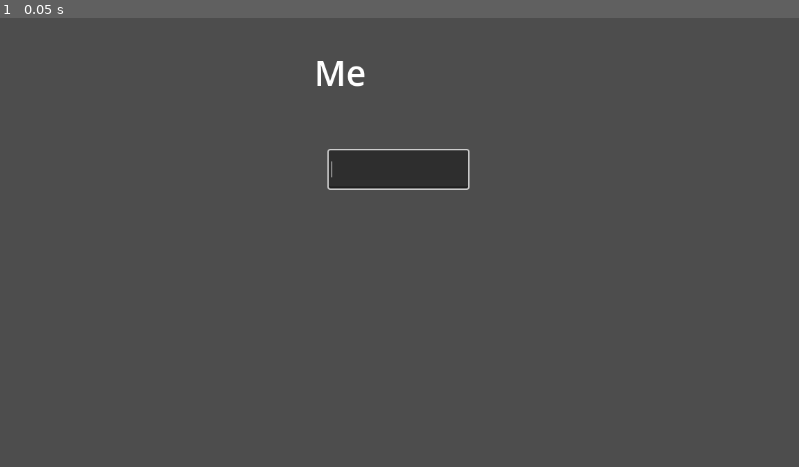
Above: before the commit, frame 1.
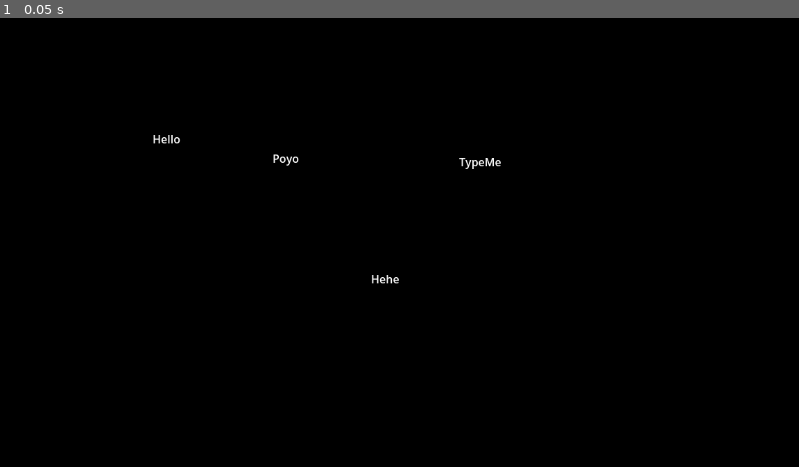
Above: after the commit, the same moment.

Repository: MHashirShahzad/jamspace
Game: Godot game, scene res://test.tscn
Same seed, same stepped clock (60 frames per second), same inputs: the game is played once before the commit and once after it. Before the commit the project starts from res://Scenes/level.tscn.
Inputs:
- Up to frame 1 (0.05 s): no input

The runs differ from the first frame. In frame 1, 100% of the frame differs, in the area x 0-100%, y 0-100%.

Commit message:
Basic Input system done

Diff:
--- /dev/null
+++ b/input_label.gd
@@ -0,0 +1,24 @@
+extends Node2D
+class_name InputLabel
+
+@export var blue : Color = Color("#4682b4")
+@export var green : Color = Color("#639765")
+@export var red : Color = Color("#a65455")
+
+@onready var prompt : RichTextLabel = $RichTextLabel
+
+func _ready() -> void:
+	prompt.text = prompt.text.strip_edges(true,true) # Strip spaces from left and right
+
+func set_next_character(next_character_index : int):
+	var blue_text : String = enclose_string_in_bbcode(blue, prompt.text.substr(0, next_character_index))
+	var green_text : String = enclose_string_in_bbcode(green, prompt.text.substr(next_character_index, 1))
+	var red_text : String = ""
+	print("BLUE TEXT: ", blue_text)
+	if next_character_index != prompt.text.length():
+		red_text = enclose_string_in_bbcode(red, prompt.text.substr(next_character_index + 1, prompt.text.length() - next_character_index + 1))
+
+	prompt.parse_bbcode(blue_text + green_text + red_text)
+
+func enclose_string_in_bbcode(color : Color, string : String) -> String:
+	return "[color=#" + color.to_html(false) + "]" + string + "[/color]"
--- /dev/null
+++ b/input_label.tscn
@@ -0,0 +1,13 @@
+[gd_scene load_steps=2 format=3 uid="uid://gwkie24n1xx6"]
+
+[ext_resource type="Script" uid="uid://c1fppco4wns2v" path="res://input_label.gd" id="1_cl7tw"]
+
+[node name="InputLabel" type="Node2D"]
+script = ExtResource("1_cl7tw")
+
+[node name="RichTextLabel" type="RichTextLabel" parent="."]
+offset_right = 107.0
+offset_bottom = 47.0
+bbcode_enabled = true
+text = "Hello"
+fit_content = true
--- a/input_taker.gd
+++ b/input_taker.gd
@@ -1,17 +1,23 @@
 extends Node2D
 class_name InputTaker
 
-var active_label : RichTextLabel = null
+var active_label : InputLabel = null
 var current_letter_index : int = -1
 
 
 func find_new_active_label(typed_character : String):
-	var prompt : String = $"../RichTextLabel".text.to_lower()
+	for input_label in $"../InputLabelContainer".get_children():
+		if !(input_label is InputLabel):
+			return
 
-	if prompt.substr(0, 1) == typed_character:
-		active_label = $"../RichTextLabel"
-		print("New label found")
-		current_letter_index = 1
+		var prompt_text : String = input_label.prompt.text.to_lower()
+
+		if prompt_text.substr(0, 1) == typed_character:
+			active_label = input_label
+			print("New label found: `%s`" % active_label)
+			current_letter_index = 1
+			active_label.set_next_character(current_letter_index)
+			break
 
 func _unhandled_input(event: InputEvent) -> void:
 	if !(event is InputEventKey and not event.is_pressed()):
@@ -25,19 +31,25 @@
 	# var key_typed = String.chr(typed_event.unicode) # for some reason unicode is 0
 	var key_typed = OS.get_keycode_string(typed_event.keycode).to_lower()
 
-	print("KEY TYPED: ", key_typed)
+	print("KEY TYPED: `%s`" %  key_typed)
 	# print("Key Unicode: ", typed_event.unicode)
 
 	if active_label == null:
 		find_new_active_label(key_typed)
 	else:
-		var prompt : String = active_label.text.to_lower()
-		var next_character = prompt.substr(current_letter_index, 1)
+		var prompt_text : String = active_label.prompt.text.to_lower()
+
+		var next_character = prompt_text.substr(current_letter_index, 1)
+
+		if key_typed == "space": key_typed = " " # still try not to use spaces in textLabels
+
 		if key_typed == next_character:
 			print("Success, typed '%s'" % key_typed)
 			current_letter_index += 1
+			active_label.set_next_character(current_letter_index)
 
-			if current_letter_index == prompt.length():
+			if current_letter_index == prompt_text.length():
+				print("Label Completed: `%s`" % active_label)
 				current_letter_index = -1
 				active_label.queue_free()
 				active_label = null
--- a/project.godot
+++ b/project.godot
@@ -11,6 +11,6 @@
 [application]
 
 config/name="jamspace"
-run/main_scene="uid://by1mjypf2cf03"
+run/main_scene="uid://dj5yeoj2u1nh"
 config/features=PackedStringArray("4.4", "Forward Plus")
 config/icon="res://icon.svg"
--- a/test.tscn
+++ b/test.tscn
@@ -1,14 +1,48 @@
-[gd_scene load_steps=2 format=3 uid="uid://dj5yeoj2u1nh"]
+[gd_scene load_steps=3 format=3 uid="uid://dj5yeoj2u1nh"]
 
 [ext_resource type="Script" uid="uid://bcfuni3q1aa3s" path="res://input_taker.gd" id="1_37kl0"]
+[ext_resource type="PackedScene" uid="uid://gwkie24n1xx6" path="res://input_label.tscn" id="2_8uh7m"]
 
-[node name="Node2D" type="Node2D"]
+[node name="Test" type="Node2D"]
+
+[node name="CanvasLayer" type="CanvasLayer" parent="."]
+layer = -1
+
+[node name="BG" type="ColorRect" parent="CanvasLayer"]
+anchors_preset = 15
+anchor_right = 1.0
+anchor_bottom = 1.0
+grow_horizontal = 2
+grow_vertical = 2
+color = Color(0, 0, 0, 1)
 
 [node name="InputTaker" type="Node2D" parent="."]
 script = ExtResource("1_37kl0")
 metadata/_custom_type_script = "uid://bcfuni3q1aa3s"
 
-[node name="RichTextLabel" type="RichTextLabel" parent="."]
-offset_right = 58.0
-offset_bottom = 28.0
+[node name="InputLabelContainer" type="Node2D" parent="."]
+
+[node name="InputLabel" parent="InputLabelContainer" instance=ExtResource("2_8uh7m")]
+position = Vector2(220, 163)
+
+[node name="InputLabel2" parent="InputLabelContainer" instance=ExtResource("2_8uh7m")]
+position = Vector2(393, 191)
+
+[node name="RichTextLabel" parent="InputLabelContainer/InputLabel2" index="0"]
 text = "Poyo"
+
+[node name="InputLabel3" parent="InputLabelContainer" instance=ExtResource("2_8uh7m")]
+position = Vector2(662, 196)
+
+[node name="RichTextLabel" parent="InputLabelContainer/InputLabel3" index="0"]
+text = "TypeMe"
+
+[node name="InputLabel4" parent="InputLabelContainer" instance=ExtResource("2_8uh7m")]
+position = Vector2(535, 365)
+
+[node name="RichTextLabel" parent="InputLabelContainer/InputLabel4" index="0"]
+text = "Hehe"
+
+[editable path="InputLabelContainer/InputLabel2"]
+[editable path="InputLabelContainer/InputLabel3"]
+[editable path="InputLabelContainer/InputLabel4"]
Not shown, added: input_label.gd.uid
